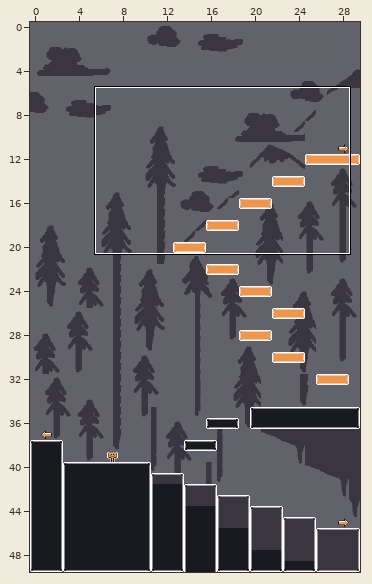
Tiled map, stored at assets/forest.tmx. The first picture is a wide view before the edit; the outline marks the close-up.
Close-up. The starting point:
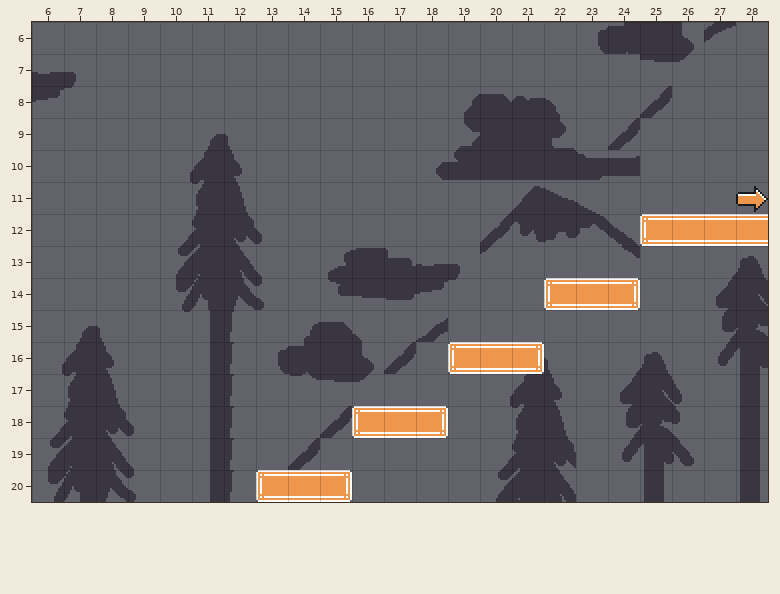
Cells are 16x16 px. Shown: x 6..28, y 6..20.
The result:
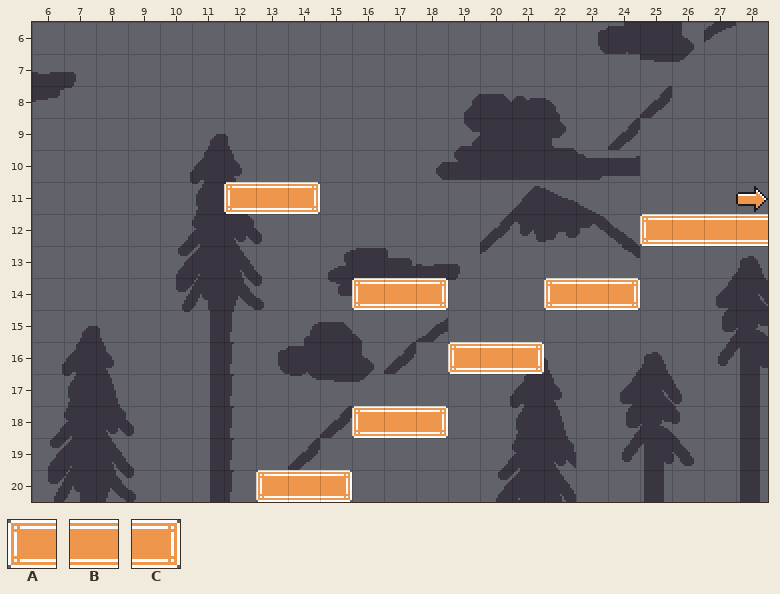
Key: from "spritesheet": A 266, B 267, C 268.
_ is an empty cell.
Tiles of an added or newly shown layer are drawn over the layers below it.
What changed:
Changed rows in their new state; . is an unchanged cell.
Layer "Tile Layer 2" (added):
first column x 12:
11 ABC....
14 ....ABC
